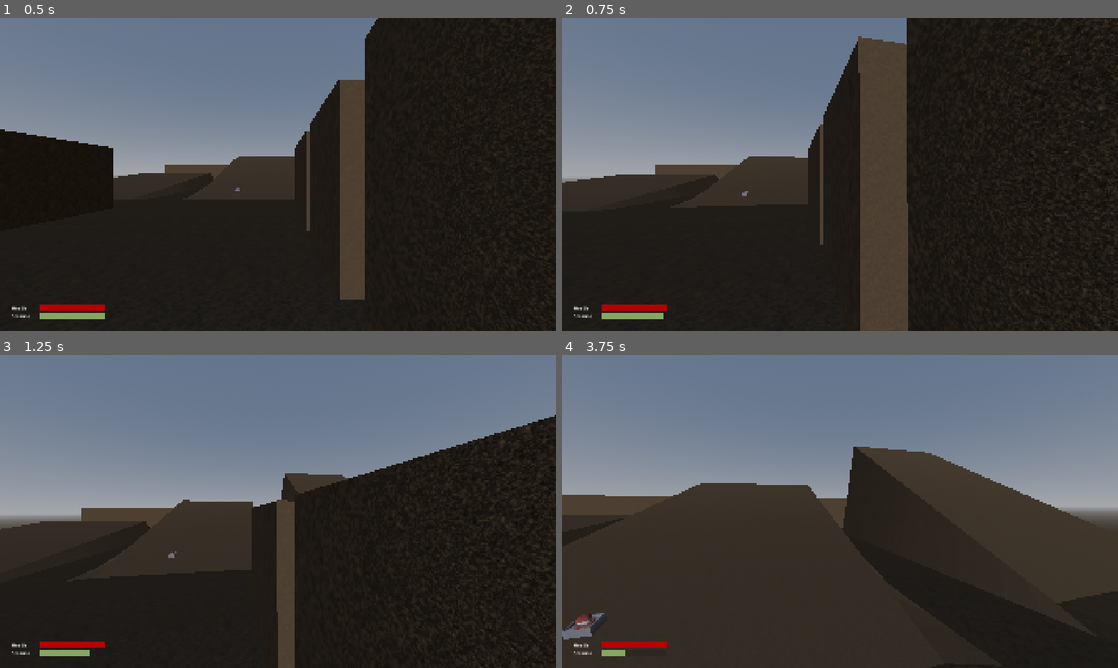
Above: before the commit, frames 1-4 (two rows, left to right).
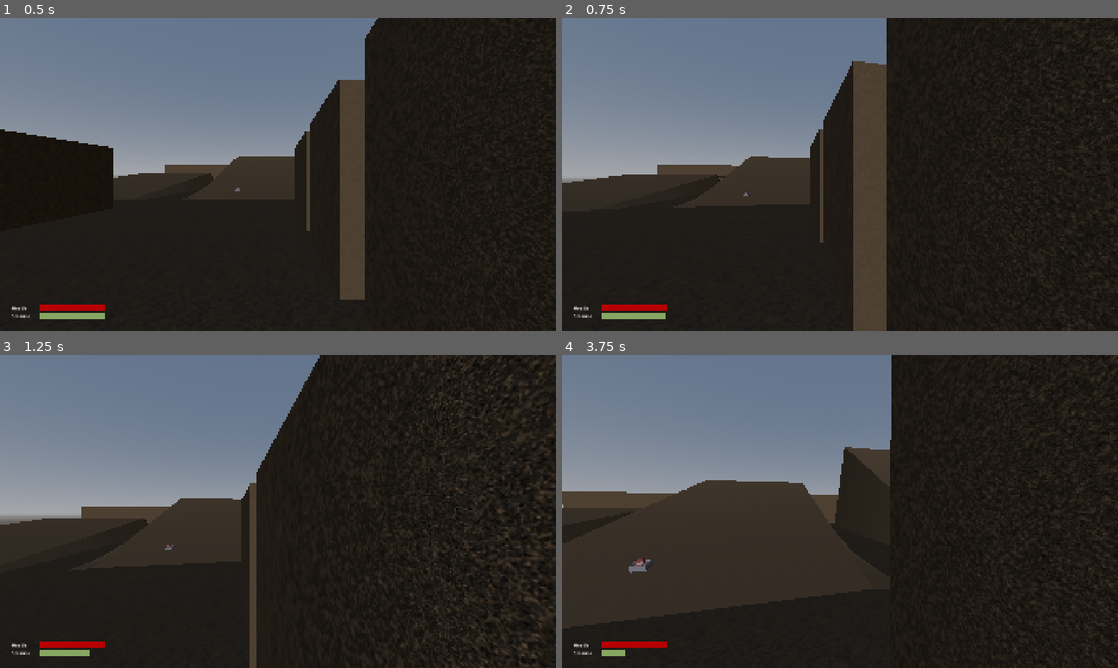
Above: after the commit, the same moments.

Repository: JFCarson/goon-tomb
Game: Godot game, scene res://main.tscn
The game is run twice, just before and just after one commit, with the same random seed, the same clock (stepped at 60 frames per second) and the same inputs.
Inputs (mouse positions are in pixels of both pictures, inside the frame that each line leads up to):
- Up to frame 1 (0.5 s): no input
- Up to frame 2 (0.75 s): tap Enter at 0.5 s; move the mouse to (867, 174) at 0.52 s; hold W (move_forward) from 0.53 s (still down); hold Shift (sprint) from 0.53 s (still down)
- Up to frame 3 (1.25 s): keep holding W (move_forward); keep holding Shift (sprint); tap Space (jump) at 0.77, 0.8, 1.07 s
- Up to frame 4 (3.75 s): keep holding W (move_forward); move the mouse to (812, 511) at 1.27 s; release Shift (sprint) at 1.28 s; tap Space (jump) at 1.35, 1.52, 1.82, 2.3, 3.02, 3.32 s; tap Shift (sprint) at 1.55, 2.85 s; move the mouse to (851, 505) at 2.02 s; tap E (interact) at 2.1 s; move the mouse to (834, 517) at 2.77 s; move the mouse to (878, 514) at 3.52 s; hold Shift (sprint) from 3.53 s (still down)

Frame 1 is identical in both runs. In frame 2, 6.1% of the frame differs, in the area x 0-100%, y 0-100%; in frame 3, 21%; in frame 4, 29%.

Commit message:
feat(player-controller): tweaked controller values to improve feel

Diff:
--- a/src/player/resources/settings/player_camera_settings.gd
+++ b/src/player/resources/settings/player_camera_settings.gd
@@ -16,13 +16,13 @@
 @export_group("Headbob")
 
 # Number of headbob cycles experienced per unit of horizontal movement.
-@export var headbob_frequency : float = 5.0
+@export var headbob_frequency : float = 4.25
 
 # Maximum positional displacement applied by the headbob effect.
-@export var headbob_amplitude : float = 0.03
+@export var headbob_amplitude : float = 0.055
 
 # Frequency multiplier applied to headbob while sprinting.
-@export var headbob_sprint_frequency_multiplier : float = 0.75
+@export var headbob_sprint_frequency_multiplier : float = 0.65
 
 # Speed at which the headbob returns to its neutral position when the player
 # stops moving or becomes airborne.
@@ -33,16 +33,16 @@
 
 # Horizontal acceleration required to reach the maximum movement sway.
 # Higher values make the effect less sensitive to acceleration.
-@export var movement_sway_acceleration : float = 8.0
+@export var movement_sway_acceleration : float = 95.0
 
 # Maximum pitch rotation applied by forward and backward acceleration.
-@export var movement_sway_pitch : float = 1.0
+@export var movement_sway_pitch : float = 34.0
 
 # Maximum roll rotation applied by lateral acceleration.
-@export var movement_sway_roll : float = 1.5
+@export var movement_sway_roll : float = 85.0
 
 # Speed at which movement sway interpolates towards its target rotation.
-@export var movement_sway_speed : float = 4.0
+@export var movement_sway_speed : float = 0.19
 
 
 @export_group("Damage Feedback")
--- a/src/player/resources/settings/player_jump_settings.gd
+++ b/src/player/resources/settings/player_jump_settings.gd
@@ -5,4 +5,4 @@
 
 
 ## Height the player reaches when jumping from a stationary vertical state.
-@export var jump_height : float = 10
+@export var jump_height : float = 7.5
--- a/src/player/resources/settings/player_movement_settings.gd
+++ b/src/player/resources/settings/player_movement_settings.gd
@@ -7,13 +7,14 @@
 
 
 # Base movement speed while walking.
-@export var movement_speed : float = 3.0
+@export var movement_speed : float = 2.5
 
-# Rate at which the player accelerates towards the target velocity.
-@export var acceleration : float = 20.0
+# Rate at which the player accelerates towards the target velocity, and
+# decelerates to a stop.
+@export var acceleration : float = 8.0
 
 # Acceleration used when changing direction.
-@export var turn_acceleration : float = 150.0
+@export var turn_acceleration : float = 85.0
 
 # Multiplier applied to movement speed while sprinting.
 @export var sprint_multiplier : float = 2
@@ -22,4 +23,4 @@
 @export var backward_speed_multiplier : float = 0.65
 
 # Percentage of normal movement control available while airborne.
-@export var air_movement_speed_percentage : float = 0.35
+@export var air_movement_speed_percentage : float = 0.75
--- a/src/player/resources/settings/player_stamina_settings.gd
+++ b/src/player/resources/settings/player_stamina_settings.gd
@@ -9,13 +9,13 @@
 @export var max_stamina : float = 100.0
 
 ## Amount of stamina consumed per second while sprinting.
-@export var sprint_drain_rate : float = 15.0
+@export var sprint_drain_rate : float = 10.0
 
 ## Amount of stamina consumed when performing a jump.
 @export var jump_cost : float = 20.0
 
 ## Amount of stamina restored per second when regenerating.
-@export var regeneration_rate : float = 15.0
+@export var regeneration_rate : float = 20.0
 
 ## Time in seconds after consuming stamina before regeneration begins.
-@export var regeneration_delay : float = 1.5
+@export var regeneration_delay : float = 2.0
